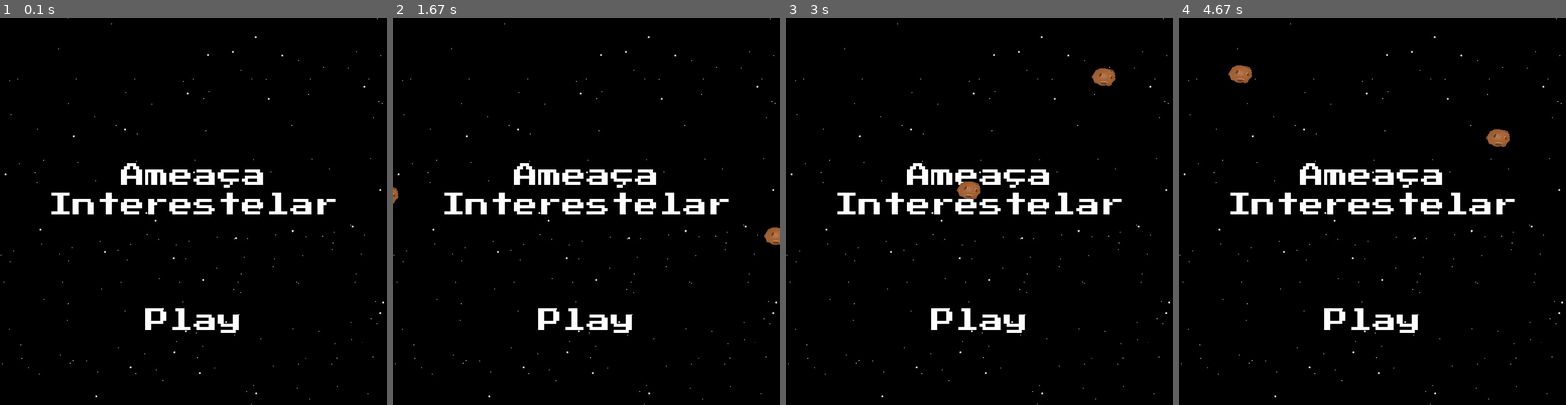
Above: before the commit, frames 1-4 (left to right).
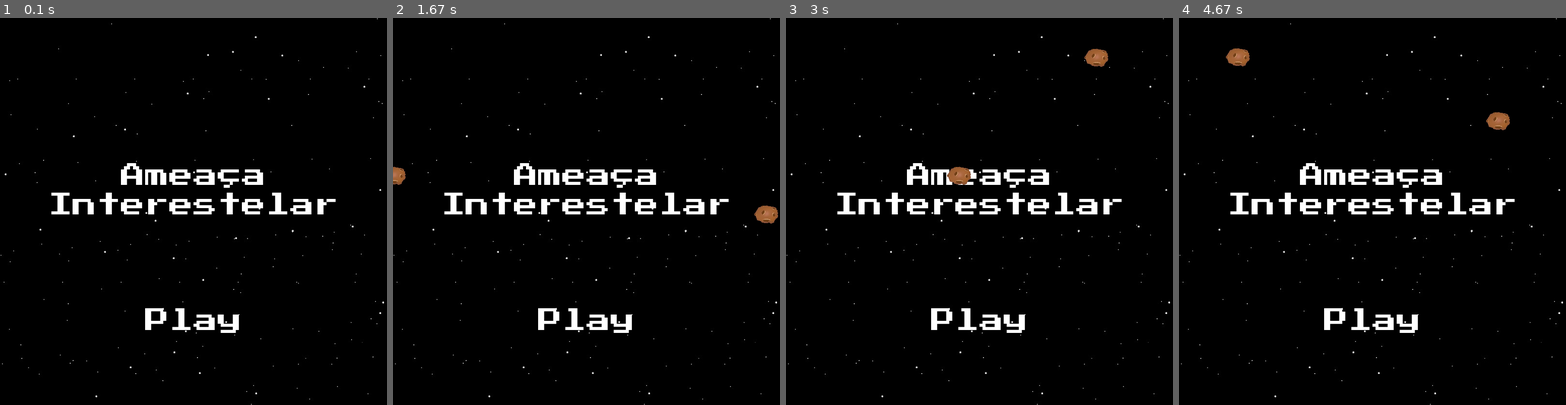
Above: after the commit, the same moments.

Repository: MicaeleGomes/Pygame
Game: pygame game, started from tela_inicial.py
Same seed, same stepped clock (60 frames per second), same inputs: the game is played once before the commit and once after it.
Inputs:
- Up to frame 1 (0.1 s): no input
- Up to frame 2 (1.67 s): no input
- Up to frame 3 (3 s): no input
- Up to frame 4 (4.67 s): no input

The runs differ from the first frame. In frame 1, less than 0.1% of the frame differs, in the area x 17-18%, y 0-1%; in frame 2, 0.5%; in frame 3, 0.9%; in frame 4, 0.9%, in the area x 12-86%, y 7-34%.

Commit message:
Corrigindo bug dos asteroides na tela inicial

Diff:
--- a/score.txt
+++ /dev/null
@@ -1 +0,0 @@
-1400
--- a/tela_inicial.py
+++ b/tela_inicial.py
@@ -62,6 +62,9 @@
 #--------Imagem de fundo do jogo
 tela_de_fundo = pygame.image.load("imagens/SpaceBackGround.jpg")
 
+clock = pygame.time.Clock()
+FPS = 60
+
 #--------Classe Meteor para criação dos meteoros
 class Meteor(pygame.sprite.Sprite):
     def __init__(self, img):
@@ -96,7 +99,7 @@
     meteoros.add(meteor)
 
 while game:
-
+    clock.tick(FPS)
     for event in pygame.event.get():
         if event.type == pygame.QUIT:
             game = False
